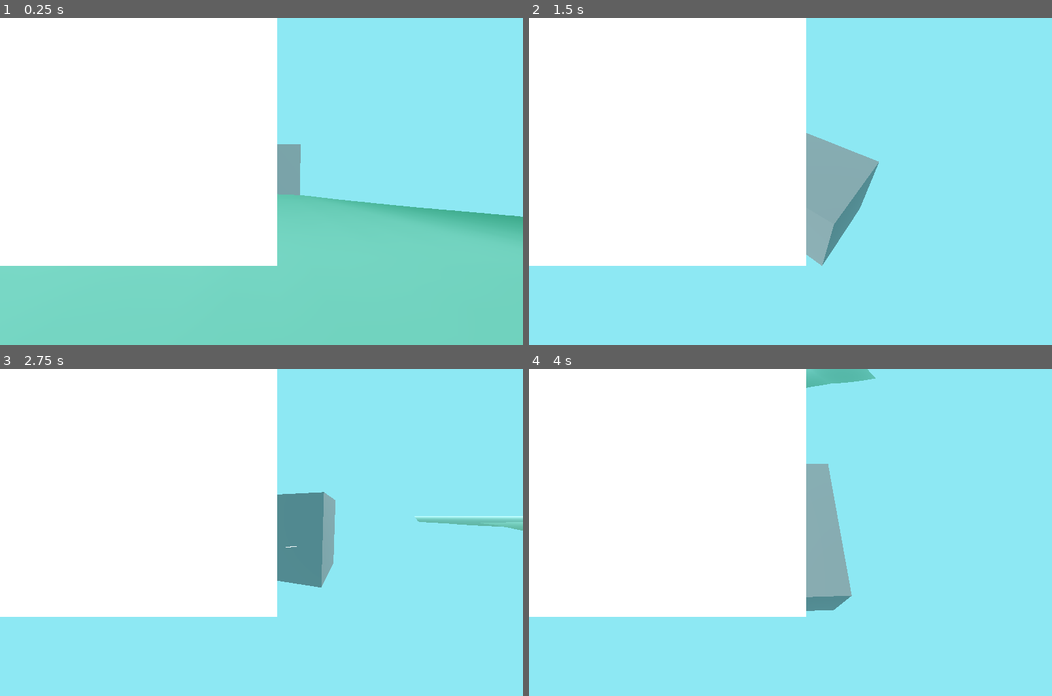
Above: before the commit, frames 1-4 (two rows, left to right).
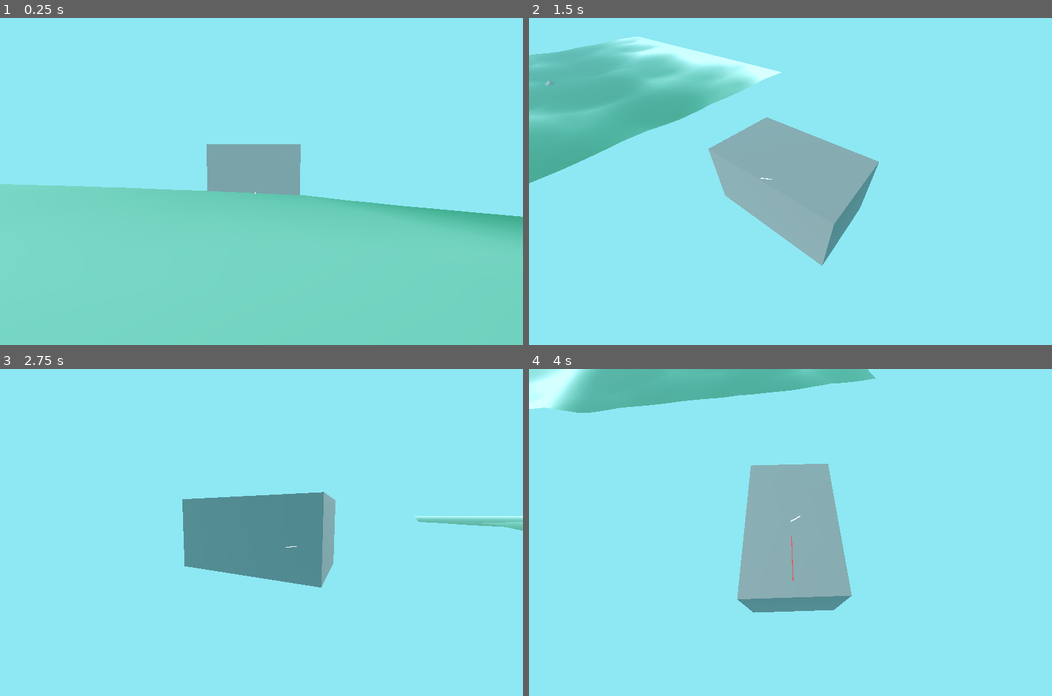
Above: after the commit, the same moments.

Repository: anthonyec/230904_godot_boat_game
Game: Godot game, scene res://main.tscn
Same seed, same stepped clock (60 frames per second), same inputs: the game is played once before the commit and once after it.
Inputs (mouse positions are in pixels of both pictures, inside the frame that each line leads up to):
- Up to frame 1 (0.25 s): no input
- Up to frame 2 (1.5 s): move the mouse to (905, 165) at 0.52 s; hold Right (ui_right) 0.53-1.28 s; move the mouse to (685, 197) at 1.27 s; hold Left (ui_left) from 1.28 s (still down)
- Up to frame 3 (2.75 s): move the mouse to (313, 460) at 2.02 s; release Left (ui_left) at 2.03 s; hold Right (ui_right) from 2.03 s (still down)
- Up to frame 4 (4 s): move the mouse to (764, 597) at 2.77 s; release Right (ui_right) at 2.78 s; hold Up (ui_up) 2.78-3.53 s; move the mouse to (947, 581) at 3.52 s; hold Left (ui_left) from 3.53 s (still down)

The runs differ from the first frame. In frame 1, 40% of the frame differs, in the area x 0-99%, y 0-76%; in frame 2, 40%; in frame 3, 40%; in frame 4, 40%.

Commit message:
Sad

Diff:
--- a/entities/ocean/ocean.gd
+++ b/entities/ocean/ocean.gd
@@ -1,5 +1,11 @@
 class_name Ocean
 extends Node3D
 
+@onready var simulation: SubViewport = $Simulation
+
 func get_height(position: Vector3) -> float:
+#	var texture = simulation.get_texture()
+#	var image = texture.get_image() # TOO SLOW
+
+#	return image.get_pixel(10, 10).r
 	return 0
--- a/entities/ocean/ocean.tscn
+++ b/entities/ocean/ocean.tscn
@@ -36,7 +36,7 @@
 [node name="Simulation" type="SubViewport" parent="."]
 disable_3d = true
 canvas_item_default_texture_repeat = 1
-size = Vector2i(514, 514)
+size = Vector2i(256, 256)
 
 [node name="Texture" type="ColorRect" parent="Simulation"]
 texture_repeat = 2
--- a/entities/ocean/simulation.tres
+++ b/entities/ocean/simulation.tres
@@ -157,7 +157,6 @@
 
 }
 "
-graph_offset = Vector2(-791.194, 46.8021)
 mode = 1
 flags/light_only = false
 nodes/fragment/0/position = Vector2(-900, 160)
--- a/main.tscn
+++ b/main.tscn
@@ -1,9 +1,8 @@
-[gd_scene load_steps=16 format=3 uid="uid://be3homwduf1qf"]
+[gd_scene load_steps=14 format=3 uid="uid://be3homwduf1qf"]
 
 [ext_resource type="Script" path="res://buoyancy.gd" id="1_axg7x"]
 [ext_resource type="PackedScene" uid="uid://bki4o2smxksy7" path="res://entities/ocean/ocean.tscn" id="1_hxmui"]
 [ext_resource type="PackedScene" uid="uid://x78jf5rl7om" path="res://entities/water/water.tscn" id="1_ti7de"]
-[ext_resource type="Shader" uid="uid://ccdpylfhde54n" path="res://entities/ocean/simulation.tres" id="2_jat84"]
 [ext_resource type="Script" path="res://probe.gd" id="2_ukv4q"]
 [ext_resource type="Script" path="res://player_controls.gd" id="3_h2wjn"]
 [ext_resource type="PackedScene" uid="uid://x4a4si75gp2x" path="res://entities/gameplay_camera/gameplay_camera.tscn" id="3_hxa1h"]
@@ -34,9 +33,6 @@
 
 [sub_resource type="BoxMesh" id="BoxMesh_55eei"]
 
-[sub_resource type="ShaderMaterial" id="ShaderMaterial_wku4x"]
-shader = ExtResource("2_jat84")
-
 [node name="Main" type="Node3D"]
 
 [node name="WorldEnvironment" type="WorldEnvironment" parent="."]
@@ -551,8 +547,3 @@
 [node name="MeshInstance3D" type="MeshInstance3D" parent="RigidBody3D4"]
 transform = Transform3D(1, -4.26393e-08, -1.15576e-09, 9.04024e-09, 3.12902, -3.79113e-08, -7.38375e-09, 2.58509e-07, 1, 2.98023e-08, -1.1485, 1.19209e-07)
 mesh = SubResource("BoxMesh_55eei")
-
-[node name="ColorRect" type="ColorRect" parent="."]
-material = SubResource("ShaderMaterial_wku4x")
-offset_right = 678.0
-offset_bottom = 606.0
